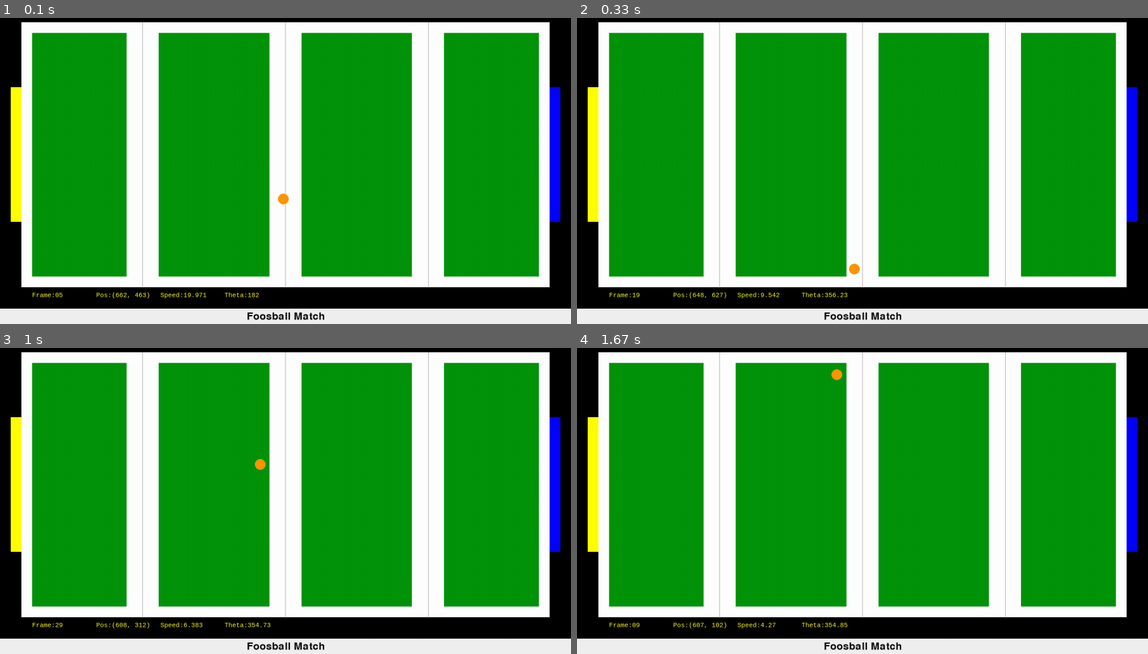
Above: before the commit, frames 1-4 (two rows, left to right).
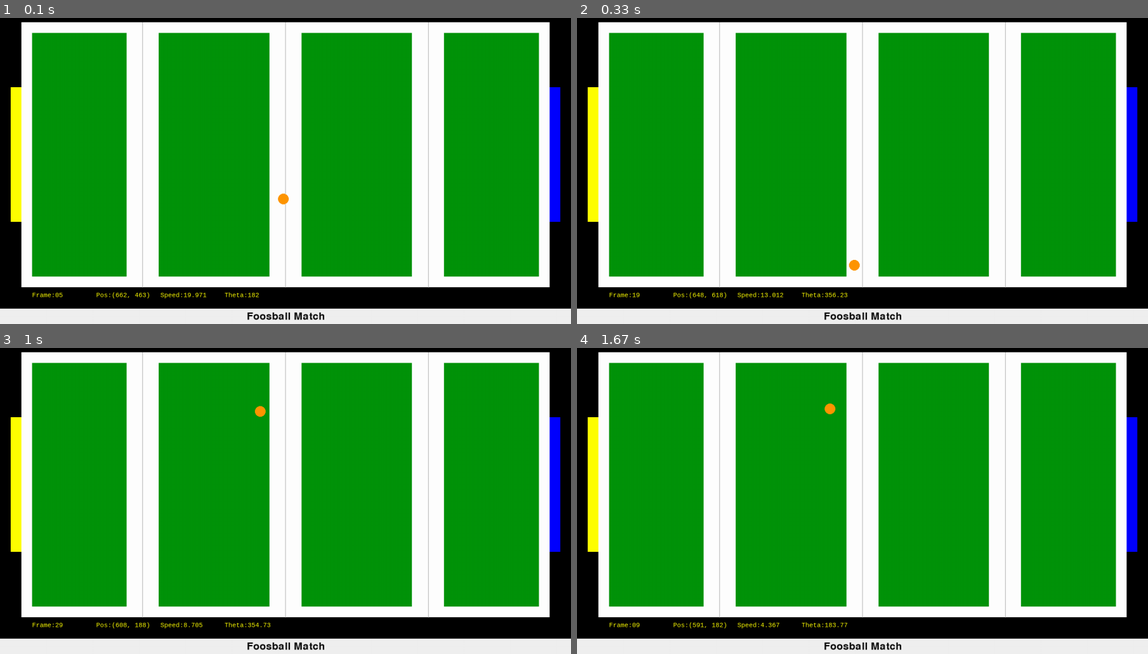
Above: after the commit, the same moments.

Repository: GreatAlexander/Games
Game: pygame game, started from GemTrap/Foosball/main.py
Same seed, same stepped clock (60 frames per second), same inputs: the game is played once before the commit and once after it.
Inputs:
- Up to frame 1 (0.1 s): no input
- Up to frame 2 (0.33 s): no input
- Up to frame 3 (1 s): no input
- Up to frame 4 (1.67 s): no input

Frame 1 is identical in both runs. In frame 2, 0.1% of the frame differs, in the area x 24-50%, y 79-92%; in frame 3, 0.1%; in frame 4, 0.2%, in the area x 20-48%, y 6-92%.

Commit message:
Navigation Experiment Setup
(Foosball) Updated Friction coefficient to be less harsh
Working on the Navigation Setup
Added Youbot and Ball resources

Diff:
--- a/GemTrap/Foosball/main.py
+++ b/GemTrap/Foosball/main.py
@@ -89,7 +89,7 @@
 BLUE = (0, 0, 255)
 ORANGE = (255, 140, 0)
 Frict = 0.99
-CFrict = 0.55			# Collision Friction
+CFrict = 0.75			# Collision Friction
 Margin = 1
 #==============================================================================
 
--- a/GemTrap/NavigationExp1/main.py
+++ b/GemTrap/NavigationExp1/main.py
@@ -1,9 +1,10 @@
 # -*- coding: utf-8 -*-
 
 #==============================================================================
-# FOOZBALL - by Alejandro Bordallo
-# Details: Foozball game test, autonomous agents, simple ai, path planning
-# TODO:
+# NavigationExp1 - by Alejandro Bordallo
+# Details: First navigation experiment
+# TODO: Setup simple environment + agent + obstacle
+# TODO: Implement simple navigation algorithm (A*)
 #==============================================================================
 
 
@@ -12,6 +13,7 @@
 import os, pygame, sys
 from pygame.locals import *
 import numpy as np
+
 
 if not pygame.font: print('Warning, fonts disabled')
 if not pygame.mixer: print('Warning, sound disabled')
@@ -53,14 +55,62 @@
 
 #==============================================================================
 	# Constant Values
+SidePanel	= 200
+EnvSize	= (360, 600)
+TotalSize 	= (EnvSize [0] + SidePanel, EnvSize [1])
+TileSize	= (60, 60)
+NumTiles	= (EnvSize[0]/TileSize[0], EnvSize[1]/TileSize[1])
+RobSize	= (38, 53)
+CentreTiles= np.zeros((NumTiles[0]*NumTiles[1],2))
 
+WHITE	= (255, 255, 255)
+BLACK	= (0, 0, 0)
 
 #==============================================================================
+	# Useful Functions
 
+def transtonum(x, y):
+	'''Transform Tile x,y index into sequential number'''
+	num = (y - 1) * NumTiles[0] + x
+	return num
+
+def transtoxy(num):
+	'''Transform Tile sequential number into x,y index'''
+	y = num // NumTiles[0]
+	x = num % NumTiles[0]
+	return x, y
+
+def fpsshow(name, x, fr=None):
+	''' Show current frame on screen '''
+	myfont = pygame.font.SysFont("monospace", 15)
+	if fr != None:
+		text = myfont.render(name + ':' + str(fr), 1, (255, 255, 0))
+		screen.blit(text, (x * 15, Pitch[1] - Wallwidth + 10))
+	else:
+		text = myfont.render(name, 1, (255, 255, 0))
+		screen.blit(text, (x * 15, Pitch[1] - Wallwidth + 10))
 
 #==============================================================================
 	#  Game Object Classes
+class YouBot(pygame.sprite.Sprite):
+	"""YouBot Sprite"""
+	def __init__(self, posx = 200, posy = 200):
+		pygame.sprite.Sprite.__init__(self) # Call Sprite Initialiser
+		self.image, self.rect = load_image('ball.png', -1)
+		self.image = pygame.transform.scale(self.image, (25, 25))
+		self.rect = self.image.get_rect()
 
+		self.rect.topleft = (posx, posy)
+
+	def update(self, dirxy):
+		"YouBot movement"
+		self._move(dirxy)
+
+	def _move(self, dirxy):
+		"Update position of YouBot"
+		currpos = np.matrix(self.rect.center)
+		xymat = np.matrix(dirxy)
+		self.nextpos = currpos + xymat
 
 #==============================================================================
 	# Main Process
@@ -69,12 +119,58 @@
 
 	# Initialize Everything
 	pygame.init()
+	screen = pygame.display.set_mode((TotalSize), 0)
+	pygame.display.set_caption('Navigation Experiment')
+	pygame.mouse.set_visible(1)
+	clock = pygame.time.Clock()
+	myfont = pygame.font.SysFont("monospace", 10)
+
+	youbot = YouBot()
+	YouBotsprite = pygame.sprite.RenderPlain(youbot)
+
+	# World Generation
+	background = pygame.Surface(screen.get_size())
+	background = background.convert()
+	background.fill(WHITE)
+
+	locx = 0
+	while locx <= EnvSize[0]:
+
+		pygame.draw.line(background, BLACK, (locx, 0), (locx, EnvSize[1]))
+		locx = locx + TileSize[0]
+
+	locy = 0
+	while locy <= EnvSize[1]:
+
+		pygame.draw.line(background, BLACK, (0, locy), (EnvSize[0], locy))
+		locy = locy + TileSize[1]
+
+	# Numbering
+	y = 0
+	x = 0
+	for y in range(1, NumTiles[1]+1):
+		for x in range(1, NumTiles[0]+1):
+
+			CentreTiles[transtonum(x,y)-1] = (TileSize[0]/2 + TileSize[0]*(x-1),TileSize[1]/2 + TileSize[1]*(y-1))
+			text = myfont.render(str(int(CentreTiles[transtonum(x,y)-1,0])) + ',' + str(int(CentreTiles[transtonum(x,y)-1,1])), 1, BLACK)
+
+
+			background.blit(text, (CentreTiles[transtonum(x,y)-1,0]-20,CentreTiles[transtonum(x,y)-1,1]))
+
+
 
 #==============================================================================
 	# Main Loop
 	going = True
 	while going:			# Main game loop
 		clock.tick(60)
+
+		screen.blit(background, (0, 0))
+
+		YouBotsprite.draw(screen)
+		pygame.display.flip()
+
+
 		if pygame.event.peek (QUIT):
 			going = False  # Be IDLE friendly
 
Binary file added: GemTrap/NavigationExp1/Resources/RotationDirectionsJoints.png
Binary file added: GemTrap/NavigationExp1/Resources/ball.png
Binary file added: GemTrap/NavigationExp1/Resources/youBot_base.png
